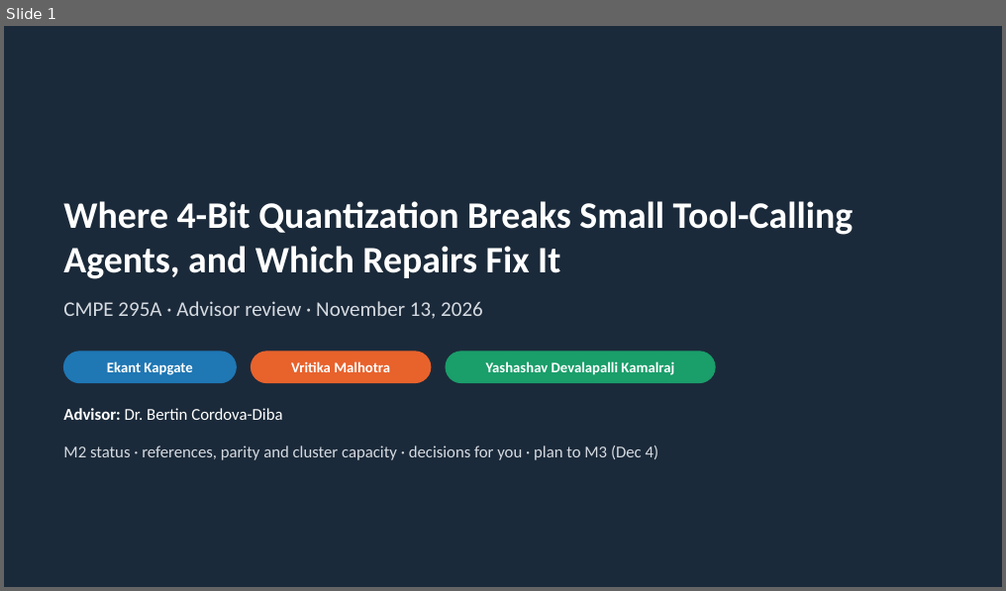
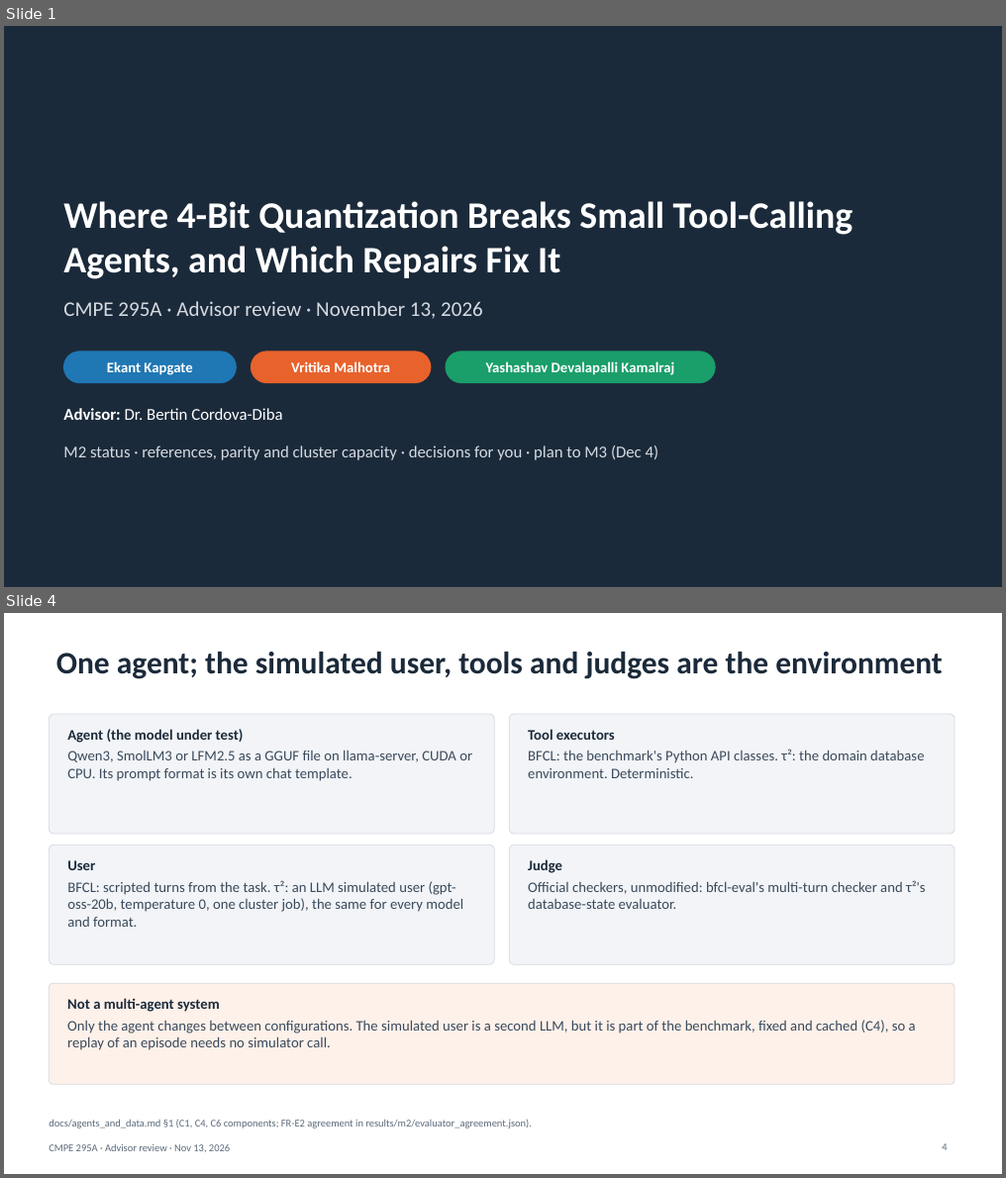
Before and after one commit to VritikaMalhotra/CMPE_295A, a slide deck: presentation/CMPE295A_Advisor_Review_Slides_2026-11-13.pptx. Shown one above the other, each under a label of ours: slide 1 before the commit, slides 1 and 4 after it; the slides between them are not shown. The pictures are 1006x591 and 1006x1178 pixels, drawn with LibreOffice and Linux fonts; fonts in the diff are those of the drawing. Boxes give left, top, right and bottom in pixels: in the first picture for what was removed or moved away, otherwise in the second. Text is boxed around its words. In the diff, an @@ line names an element or a change of style, - is before the commit and + after.

Commit message:
Deck frozen (content): Nov 13 advisor review, pptx and PDF
Built from week a0d2d93 with run_status 12:28 (content freeze moved up
from 16:00). 22 slides; validate.py passes; all pages rendered and
viewed; every line that differs from the audited Nov 11 22:00 text is
checked against its JSON or log source. Only counts change after this
(16:45 refresh).

WB2 owner: Yashashav (M3 prep, deck). Run by Yashashav.

```diff
--- a/presentation/CMPE295A_Advisor_Review_Slides_2026-11-13.pptx
+++ b/presentation/CMPE295A_Advisor_Review_Slides_2026-11-13.pptx
@@ slide 4 added at [4,613,1002,1174], background #FFFFFF @@
@@ title added at [56,652,942,679], 30 pt, text #1B2A3A, bold @@
+One agent; the simulated user, tools and judges are the environment
@@ rounded rectangle added at [49,714,494,834], fill #F2F4F7, outline #D5DAE1 0.75 pt @@
@@ text added at [67,729,472,781], 14 pt, text #3A4A5C @@
+Agent (the model under test)
+Qwen3, SmolLM3 or LFM2.5 as a GGUF file on llama-server, CUDA or CPU. Its prompt format is its own chat template.
@@ rounded rectangle added at [509,714,954,834], fill #F2F4F7, outline #D5DAE1 0.75 pt @@
@@ text added at [528,729,924,778], 14 pt, text #3A4A5C @@
+Tool executors
+BFCL: the benchmark's Python API classes. τ²: the domain database environment. Deterministic.
@@ rounded rectangle added at [49,845,494,964], fill #F2F4F7, outline #D5DAE1 0.75 pt @@
@@ rounded rectangle added at [509,845,954,964], fill #F2F4F7, outline #D5DAE1 0.75 pt @@
@@ text added at [67,861,463,927], 14 pt, text #3A4A5C @@
+User
+BFCL: scripted turns from the task. τ²: an LLM simulated user (gpt-oss-20b, temperature 0, one cluster job), the same for every model and format.
@@ text added at [528,860,926,909], 14 pt, text #3A4A5C @@
+Judge
+Official checkers, unmodified: bfcl-eval's multi-turn checker and τ²'s database-state evaluator.
@@ rounded rectangle added at [49,983,954,1084], fill #FDF1EA, outline #D5DAE1 0.75 pt @@
@@ text added at [67,998,916,1051], 14 pt, text #3A4A5C @@
+Not a multi-agent system
+Only the agent changes between configurations. The simulated user is a second LLM, but it is part of the benchmark, fixed and cached (C4), so a replay of an episode needs no simulator call.
@@ text added at [49,1145,230,1153], 10 pt, text #5B6B7B @@
+CMPE 295A · Advisor review · Nov 13, 2026
@@ text added at [49,1119,532,1129], 10 pt, text #5B6B7B @@
+docs/agents_and_data.md §1 (C1, C4, C6 components; FR-E2 agreement in results/m2/evaluator_agreement.json).
@@ page number added at [942,1144,946,1151], 10 pt, text #5B6B7B @@
+4
```
Also in this commit, not shown: 6 slides changed, 9 other slides added, 1 slide removed, 1 other file.
